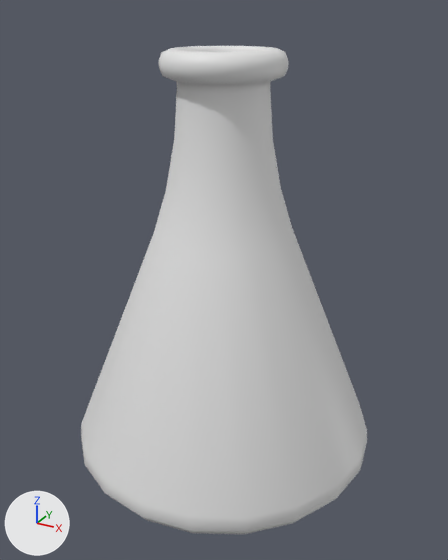
The Blender file blends/Objects/potion.blend: old version first, new version second.
Camera for both pictures: a camera (50 mm lens) standing at (1.65, -3.0, 2.64) and looking at (0.02, -0.04, 1.16). The lights are fixed; the arrows at lower left show +X, +Y and +Z.
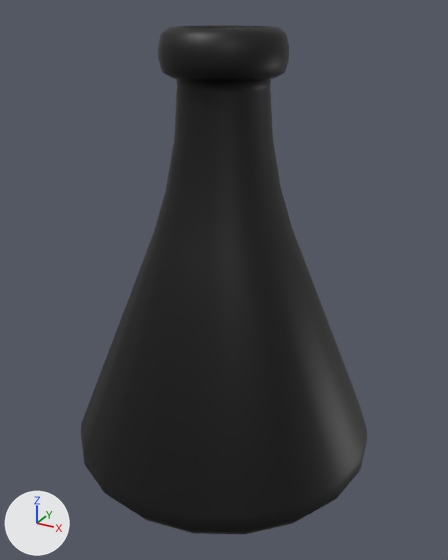
Changed parts and their boxes [x1, y1, x2, y2] in the pictures (448 x 560 px; the box of a moved part takes in the faces that stretch with it):
'Cylinder', recoloured, reshaped, surface changed (grey to black): before [81, 46, 367, 534]; after [81, 25, 367, 534]
part 1 of me_cylinder, moved or reshaped: before [159, 46, 289, 93]; after [158, 25, 289, 93]
part 2 of me_cylinder, surface changed (grey to black): [81, 88, 367, 534] in both

The change, as a diff of the scene's bpy script:
```diff
--- a/blends/Objects/potion.blend.py
+++ b/blends/Objects/potion.blend.py
@@ img_blacktowhite_png @@
+img_blacktowhite_png = load_image('blackToWhite.png', 'blackToWhite.png', 32, 64, 'sRGB')
@@ mat_material_001 @@
+mat_material_001 = principled_material('Material.001')
+mat_material_001.texture = img_blacktowhite_png
@@ me_cylinder @@
 # used by ob_cylinder; location = (0.0, 0.0, 1.0)
-me_cylinder.from_pydata(...)  # 360 vertices, 342 faces; spans x -0.94..0.94, y -0.94..0.94, z -1.0..1.44
+me_cylinder.from_pydata(...)  # 360 vertices, 342 faces; spans x -0.94..0.94, y -0.94..0.94, z -1.0..1.55
+# me_cylinder part 1: all 180 vertices in x -0.34..0.34, y -0.34..0.34, z 1.3..1.44 are scaled about their middle by (1, 1, 1.66), then moved by (0.0, 0.0, 0.06)
+# me_cylinder part 2: texture (UV) coordinates of 342 of 342 faces, centred in x -0.91..0.91, y -0.91..0.91, z -1.0..1.44, changed; they spanned u 0.0..1.0, v 0.01..1.0 and now span u 0.0..1.0, v 0.5..1.0
+me_cylinder.materials.append(mat_material_001)  # picture img_blacktowhite_png
```
